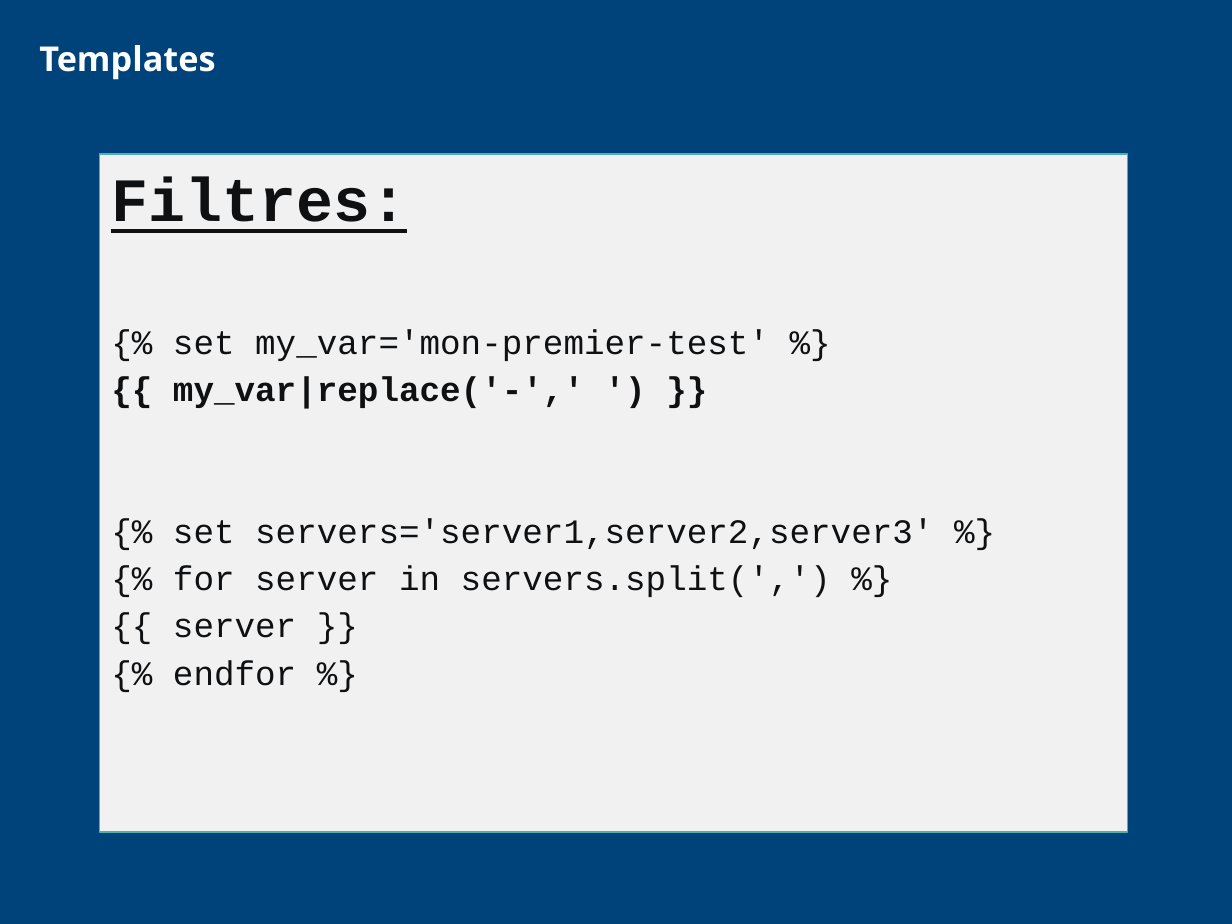
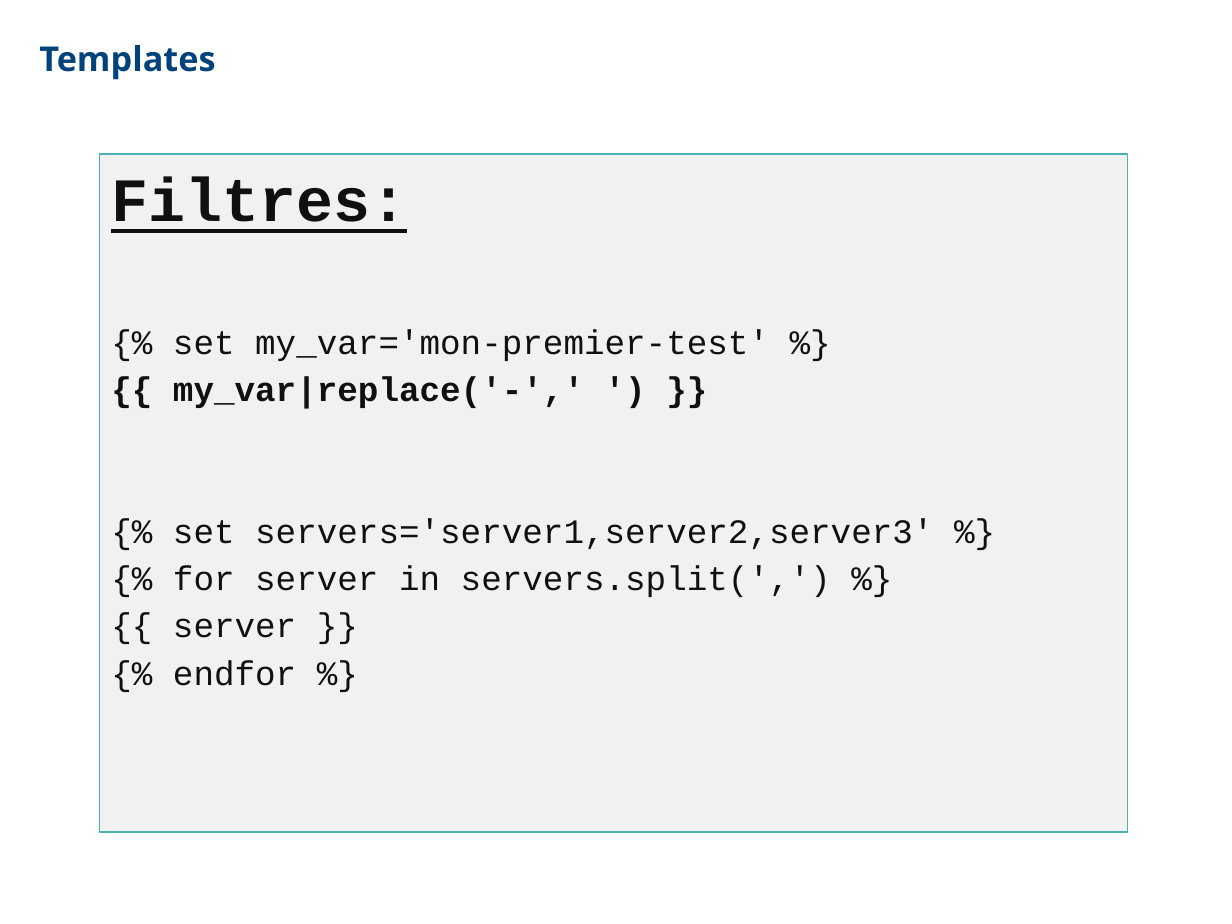
Before and after one commit to CCoupel/ansible-training, a slide deck: slide 125 of Ansible Training.pptx. Drawn at 1232x924 pixels with LibreOffice and Linux fonts; fonts in the diff are those of the drawing; background and template pictures are left out. Boxes give left, top, right and bottom in pixels: in the first picture for what was removed or moved away, otherwise in the second. Text is boxed around its words. In the diff, an @@ line names an element or a change of style, - is before the commit and + after.

```diff
--- a/Ansible Training.pptx
+++ b/Ansible Training.pptx
@@ background picture (left out) to #FFFFFF @@
@@ free "Templates" at box(39, 37, 768, 85): text colour #FFFFFF to #00437A @@
```
Also in this commit, not shown: 221 other slides changed, 1 slide added, 1 slide removed.
